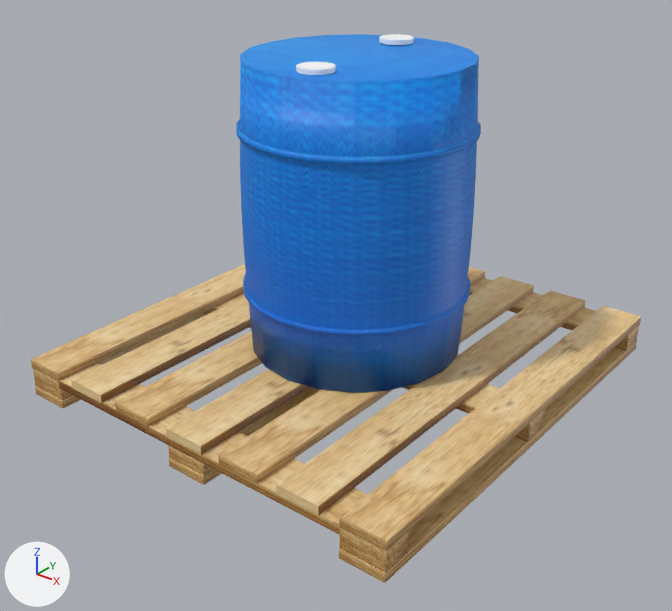
The FBX model models/Barrel.fbx as it was, and as the next commit left it.
Camera for both pictures: a 50 mm camera at (2.34, -3.08, 2.21) aimed at (0.03, -0.19, 0.42). The lights are fixed; the arrows at lower left show +X, +Y and +Z. Where no turn or scale is listed for an object, it has been applied to the vertices.
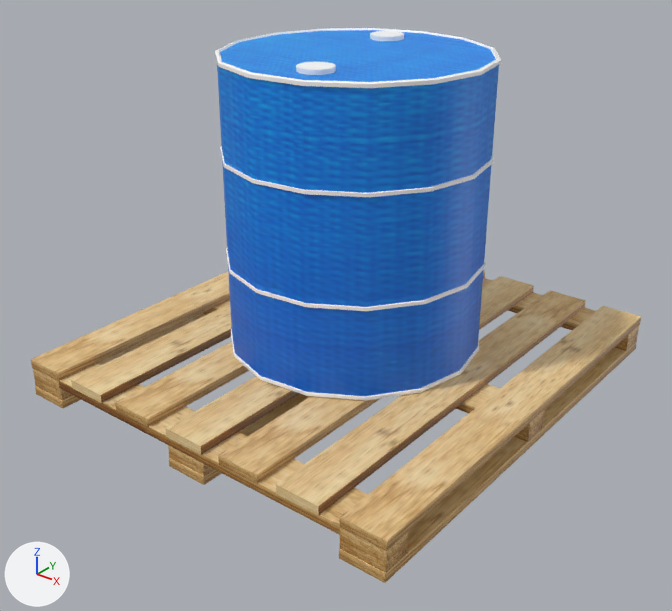
What the commit changed:
Material 'lambert5' (mat_lambert5) is new.
Its texture is img_white_tga.
me_mesh is used by ob_pcylinder1; location (0.021, -0.031, 0.83); rotation (1.571, 0.0, 0.0), in degrees (90, 0, 0); scale (0.00916, 0.00916, 0.00916).
me_mesh had 7202 vertices, 6120 faces and spanned x -55.5..55.5, y -70.6..70.6, z -55.5..55.5.
me_mesh now has 32 vertices, 45 faces and spans x -56.3..57.5, y -66.1..66.1, z -57.2..57.2.
me_mesh part 1: 7202 vertices removed from x -55.5..55.5, y -70.6..70.6, z -55.5..55.5; 32 vertices added at x -56.3..57.5, y -66.1..66.1, z -57.2..57.2, forming a 15-sided cylinder along y.
Mesh me_mesh_025 is new.
It has 75 vertices, 75 faces and spans x -0.569..0.582, y -0.579..0.579, z -0.011..0.011.
It uses material mat_lambert5 (picture img_white_tga).
Object 'pCylinder1' (ob_pcylinder1) moves from (0.021, -0.031, 0.83) to (-0.008, -0.006, 0.837).
Object 'pCylinder1' (ob_pcylinder1) is rescaled from (0.00916, 0.00916, 0.00916) to (0.01, 0.00967, 0.01).
Object 'pCylinder2' (ob_pcylinder2) moves from (-0.029, 0.301, 1.486) to (-0.111, 0.346, 1.486).
Object 'pTorus1' (ob_ptorus1) is new; it shows me_mesh_025.
Its location is (-0.007, -0.005, 1.473).
Object 'pTorus2' (ob_ptorus2) is new; it shows a copy of me_mesh_025.
Its location is (-0.007, -0.005, 1.069).
Object 'pTorus4' (ob_ptorus4) is new; it shows a copy of me_mesh_025.
Its location is (-0.007, -0.005, 0.19).
Object 'pTorus3' (ob_ptorus3) is new; it shows a copy of me_mesh_025.
Its location is (-0.007, -0.005, 0.599).

Boxes (x1, y1, x2, y2) around the edits, measured in the pictures (672 x 611 px):
'pCylinder1', reshaped, moved, rescaled (15% wider): before (236, 34, 481, 393); after (217, 30, 499, 396)
'pTorus1', added: after (215, 28, 501, 88)
'pTorus2', added: after (220, 146, 494, 197)
'pTorus3', added: after (226, 248, 486, 311)
'pTorus4', added: after (231, 328, 479, 400)
'pCylinder2', moved: before (379, 34, 414, 45); after (370, 31, 404, 41)
